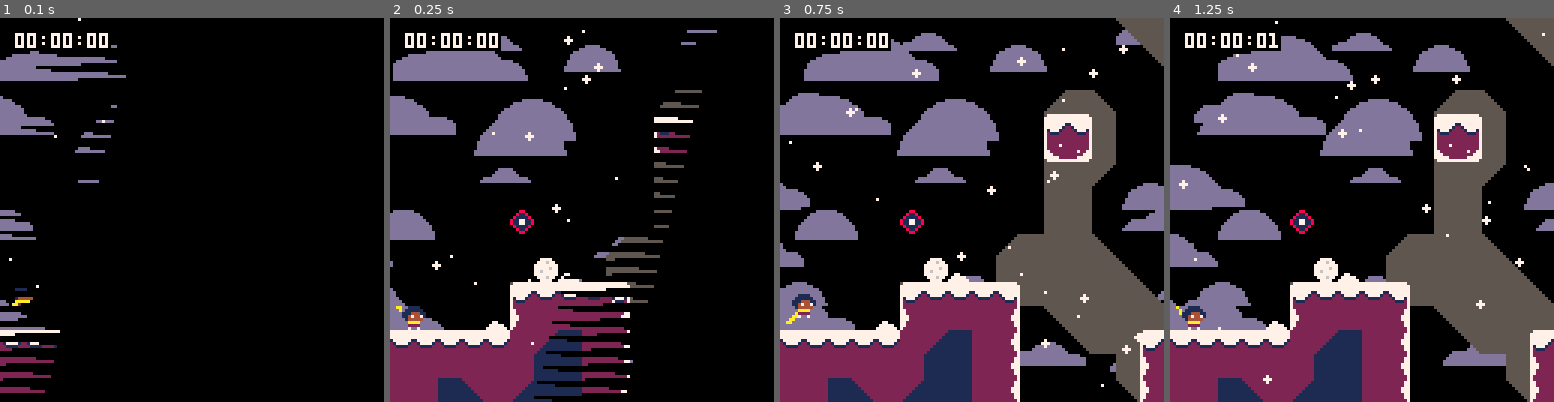
Above: before the commit, frames 1-4 (left to right).
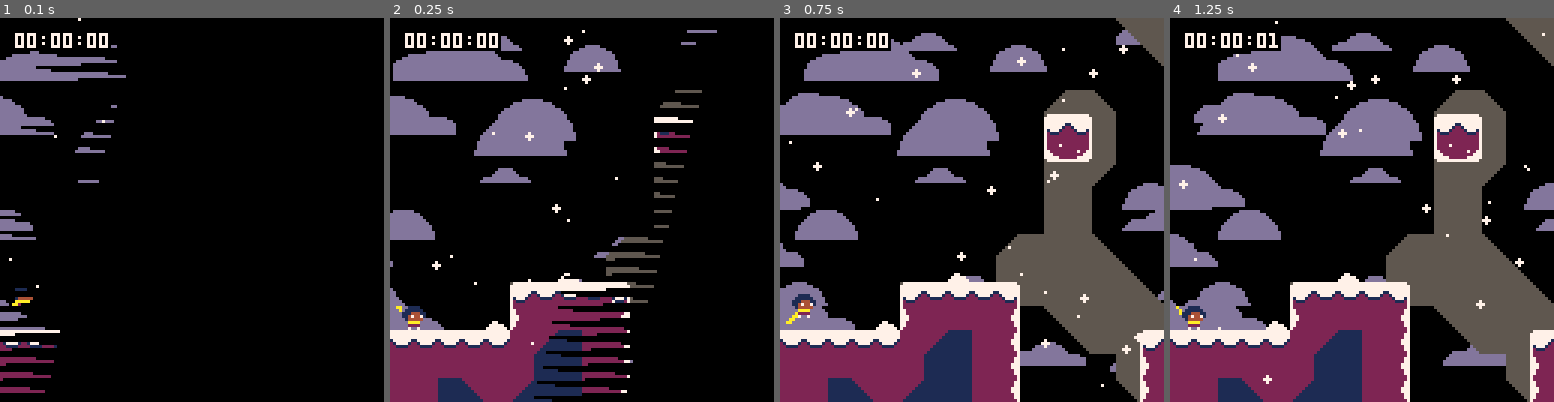
Above: after the commit, the same moments.

Repository: ExOK/Celeste2
Game: PICO-8 cartridge 1.p8
The game is run twice, just before and just after one commit, with the same random seed, the same clock (stepped at 60 frames per second) and the same inputs.
Inputs:
- Up to frame 1 (0.1 s): no input
- Up to frame 2 (0.25 s): no input
- Up to frame 3 (0.75 s): tap X (X key) at 0.33 s; tap O (Z key) at 0.7 s
- Up to frame 4 (1.25 s): tap X (X key) at 1.07 s

Frame 1 is identical in both runs. In frame 2, 0.6% of the frame differs, in the area x 31-44%, y 50-69%; in frame 3, 0.6%; in frame 4, 0.6%.

Commit message:
removed target from lv1

Diff:
--- a/1.p8
+++ b/1.p8
@@ -58,9 +58,9 @@
 0000000000000000000000000000000030322800000000000000000000000000202228390000000800000000000000000000000000000030313200000000000000000000000000000000000000000000000000000000000000000000000000000000000000000000000000000000000000000000000000000000000000000000
 0000000000000000000000000000000028282900000000000000000000000000202228282810111112000000000000000000000000000028290000000000000000000000000000000000000000000000000000000000000000000000000000000000000000000000000000000000000000000000000000000000000000000000
 000000000000000000000000000000002828000000000000000000000000000020222a282820212122000000000000000000000000003a28000000000000000000000000000000000000000000000000000000000000000000000000000000080000000000000000000000000000000000000000000000000000000000000000
-000000000000000000002e000000000028280000000000000000000000000000202200002820212122000000001819000908081809002800000000000000000000000000000000000000000000000000000000000000000000000000003a00100000000000000000000000000000000000000000000000000000000000000000
-00000000000000000000000000003a2828283900000000000008000000000000303200002820212122390000101111111111111111122839000000000000000000000000000000000000000000000000000000000000000000000000002828200000000000000000000000000000000000000000000000000000000000000000
-00000000000000000000003e0800282828282839001011111112000000000000282800002a2021212228003a2021212121212121212228280000000008000000000000000000000000000000000000000000000000000000000000083a2828200000000000000000000000000000000000000000000000000000000000000000
+0000000000000000000000000000000028280000000000000000000000000000202200002820212122000000001819000908081809002800000000000000000000000000000000000000000000000000000000000000000000000000003a00100000000000000000000000000000000000000000000000000000000000000000
+00000000000000000000000000003a28282839000000083e0008000000000000303200002820212122390000101111111111111111122839000000000000000000000000000000000000000000000000000000000000000000000000002828200000000000000000000000000000000000000000000000000000000000000000
+0000000000000000000000000800282828282839001011111112000000000000282800002a2021212228003a2021212121212121212228280000000008000000000000000000000000000000000000000000000000000000000000083a2828200000000000000000000000000000000000000000000000000000000000000000
 000607000000000000001011111112282828282839202121212200000000000028280000002021212228002820213827212121212121111111111111122f00002f00002f2f2f000000002f2f002f00002f002f2f000000003f3f3f10111111210000000000000000000000000000000000000000000000000000000000000000
 001617000000020000082021212122002a282828283031313132000000002b2c2c2d3900003021212228002830213638212126382721212121212121320000001f0000001f0000000000001f001f00001f00001f0000000000001f20212121210000000000000000000000000000000000000000000000000000000000000000
 11111111111111111111212638212200002a282810111111111200000000281011122828282820213228002828202121212138383838272121212122280000001f0000001f0000000000001f001f00001f00001f0000000000001f30312121210000000000000000000000000000000000000000000000000000000000000000
